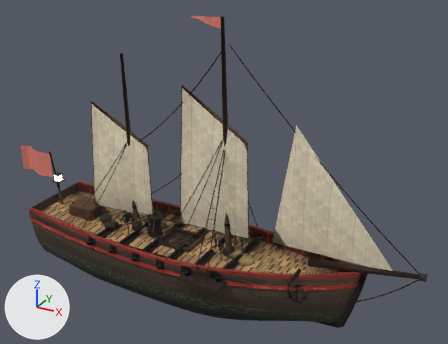
What one commit did to the glTF model public/models/ships/lugger.glb.
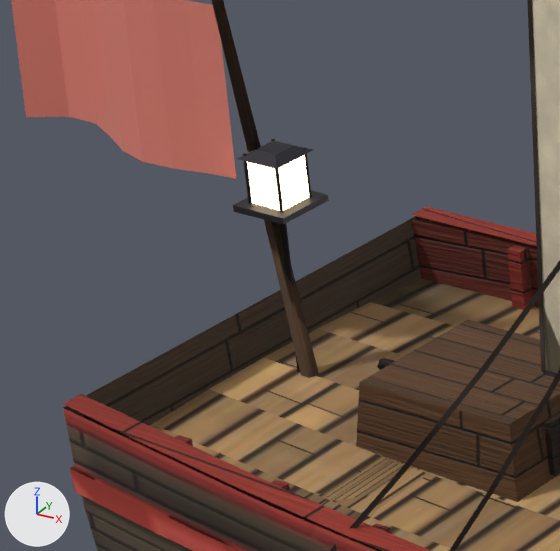
Each version is shown whole from a camera (50 mm lens) standing at (14.4, -22.2, 16.8) and looking at (1.8, 0.7, 5.3), then close up on the part from 4% to 22% of the width and 44% to 66% of the height. Lighting does not change. The marker at lower left points along +X, +Y and +Z. The last two pictures show the newer version. Where no turn or scale is listed for an object, it has been applied to the vertices. Vertices at exactly the same position are counted once.

Names of what the first close-up shows: 'LOD0_Body', 'LOD0_Flag', 'LOD0_Glass', 'LOD0_Wood', 'LOD0_m1_AftSail', 'LOD0_m1_AftYards', 'LOD1_Body', 'LOD1_Wood', 'LOD2_Body', 'LOD2_Wood' and 2 more.
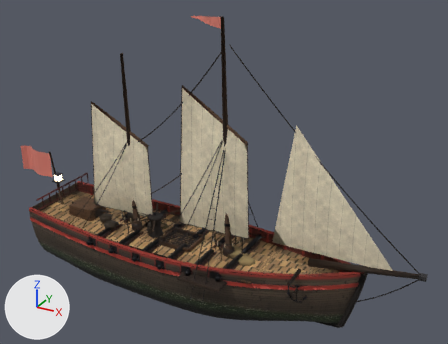
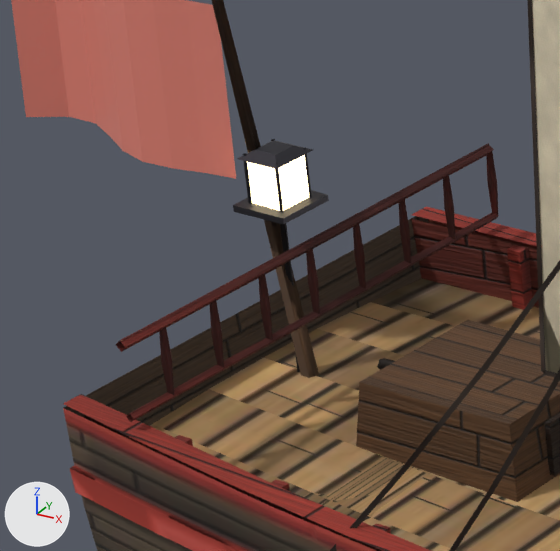
The edits, one by one:
me_lod0_wood is used by ob_lod0_wood; location (0.0, 0.0, 0.0).
me_lod0_wood had 2440 vertices, 3538 faces and spanned x -8.4..11.3, y -2.9..2.9, z -1.6..12.5.
me_lod0_wood now has 2560 vertices, 3698 faces and spans x -8.4..11.3, y -2.9..2.9, z -1.6..12.5.
Part 1, on me_lod0_wood:
104 vertices are added at x -7.7..-7.6, y -2.0..2.0, z 2.2..2.9.
8 new vertices lie (0.0, 2.0, 0.0) away from vertices in x -7.7..-7.6, y -2.0, z 2.2..2.9.
8 new vertices lie (0.0, 2.0, 0.0) away from vertices in x -7.7..-7.6, y 0.0, z 2.2..2.9.
160 new faces join them.

What differs and where, as boxes [x1, y1, x2, y2] in the close-ups (560 x 551 px):
part 1 of me_lod0_wood, added: after [116, 143, 498, 422]
